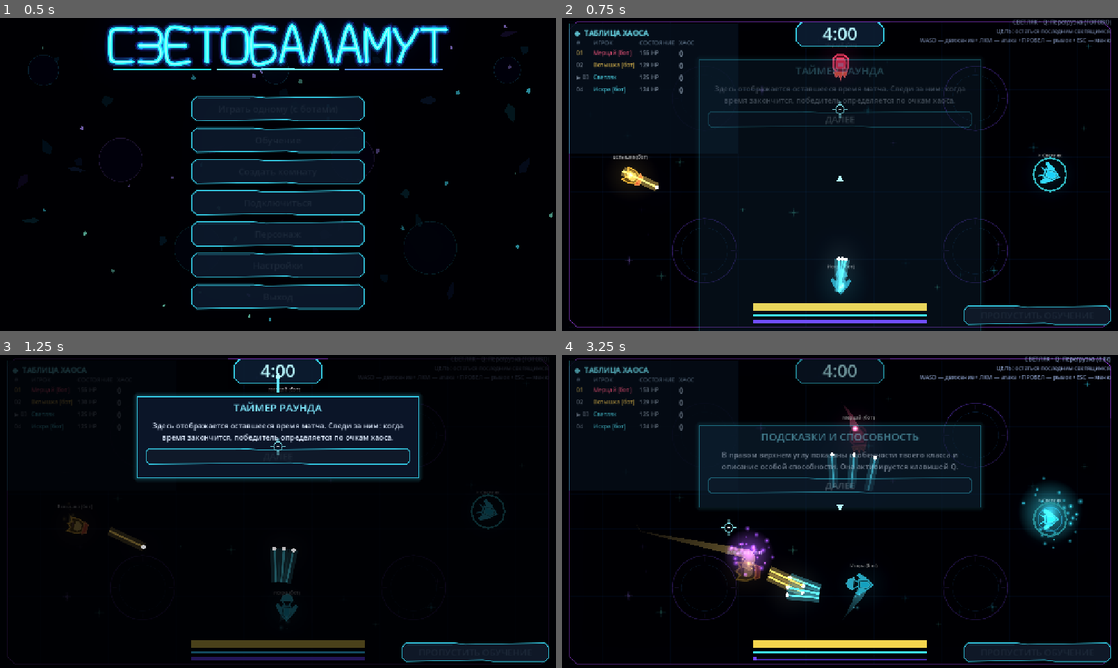
Above: before the commit, frames 1-4 (two rows, left to right).
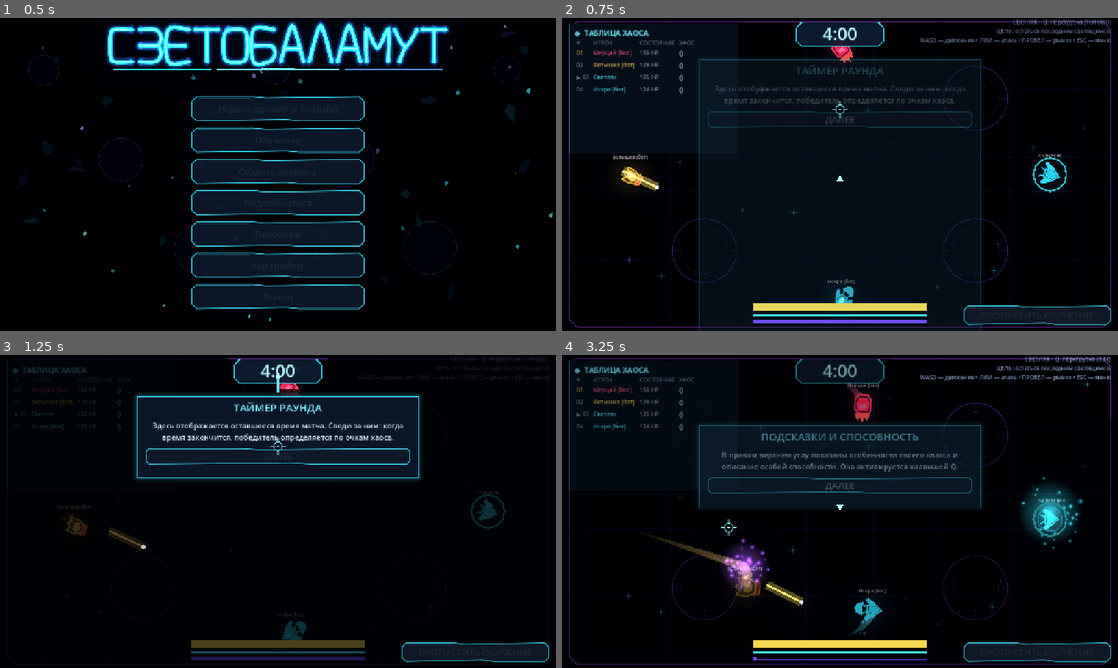
Above: after the commit, the same moments.

Repository: DvoreZZKy/svetobalamut
Game: Godot game, scene res://scenes/menu.tscn
Two runs of this game, one before a commit and one after it. Both use one fixed random seed, a clock stepped at 60 frames per second and the inputs below.
Inputs (mouse positions are in pixels of both pictures, inside the frame that each line leads up to):
- Up to frame 1 (0.5 s): no input
- Up to frame 2 (0.75 s): click "Играть одному (с ботами)" at 0.5 s
- Up to frame 3 (1.25 s): no input
- Up to frame 4 (3.25 s): tap Enter (restart) at 1.25 s; move the mouse to (962, 495) at 1.27 s; hold D (right) 1.28-2 s; tap Q (ability) at 1.35 s; click (962, 495) at 1.42 s; click "ДАЛЕЕ" at 2 s; move the mouse to (728, 527) at 2.77 s; hold S (down) from 2.78 s (still down); tap Space (dash) at 2.85 s

Frame 1 is identical in both runs. In frame 2, 0.8% of the frame differs, in the area x 10-53%, y 6-92%; in frame 3, 1.0%; in frame 4, 4.0%, in the area x 15-59%, y 9-90%.

Commit message:
Add destructible arena obstacles

Diff:
--- a/scripts/sim.gd
+++ b/scripts/sim.gd
@@ -41,6 +41,7 @@
 var bullets: Array = []
 var eaters: Array = []
 var meteors: Array = []
+var obstacles: Array = []
 var meteor_timer := 14.0
 var match_event_timer := 28.0
 var effects := {}
@@ -67,6 +68,14 @@
 	bullets.clear()
 	eaters.clear()
 	meteors.clear()
+	obstacles = [
+		{"pos": Vector2(600, 300), "r": 46.0, "hp": 90.0, "max_hp": 90.0},
+		{"pos": Vector2(1000, 300), "r": 46.0, "hp": 90.0, "max_hp": 90.0},
+		{"pos": Vector2(600, 600), "r": 46.0, "hp": 90.0, "max_hp": 90.0},
+		{"pos": Vector2(1000, 600), "r": 46.0, "hp": 90.0, "max_hp": 90.0},
+		{"pos": Vector2(800, 145), "r": 38.0, "hp": 65.0, "max_hp": 65.0},
+		{"pos": Vector2(800, 755), "r": 38.0, "hp": 65.0, "max_hp": 65.0}
+	]
 	meteor_timer = rng.randf_range(12.0, 18.0)
 	match_event_timer = rng.randf_range(24.0, 32.0)
 	effects.clear()
@@ -243,6 +252,7 @@
 		if not b.is_empty():
 			p.vel += (b.pos - p.pos).normalized() * 750.0 * dt
 	p.pos += p.vel * dt
+	_resolve_obstacle_player(p)
 	_wall_bounce(p)
 
 	var shot_cost: float = SHOT_COST
@@ -370,6 +380,7 @@
 			return
 	p.vel = p.vel.lerp(mv.limit_length(1.0) * SPEED * 1.35, clampf(16.0 * dt, 0.0, 1.0))
 	p.pos += p.vel * dt
+	_resolve_obstacle_player(p)
 	_wall_bounce(p)
 	if want_poss and p.poss_cd <= 0.0:
 		var best: Dictionary = {}
@@ -388,6 +399,21 @@
 			p.poss_target = best.id
 			p.poss_cd = POSSESS_COOLDOWN
 			events.append({"t": "possess", "x": best.pos.x, "y": best.pos.y, "c": p.ci})
+
+
+func _resolve_obstacle_player(p: Dictionary) -> void:
+	if p.shadow:
+		return
+	for obstacle in obstacles:
+		var offset: Vector2 = p.pos - obstacle.pos
+		var min_distance: float = float(obstacle.r) + P_RADIUS
+		var distance: float = offset.length()
+		if distance < min_distance:
+			var normal: Vector2 = offset / distance if distance > 0.001 else Vector2.RIGHT
+			p.pos = obstacle.pos + normal * min_distance
+			var inward: float = p.vel.dot(normal)
+			if inward < 0.0:
+				p.vel -= normal * inward * 1.25
 
 
 func _wall_bounce(p: Dictionary) -> void:
@@ -596,6 +622,12 @@
 				var strength := 1.0 - distance / RADIUS
 				_damage(p, 42.0 * (0.45 + strength * 0.55), 0, false)
 				p.vel += (offset.normalized() if distance > 0.01 else Vector2.UP) * (420.0 + 520.0 * strength)
+		for obstacle in obstacles.duplicate():
+			if obstacle.pos.distance_to(center) < RADIUS + float(obstacle.r):
+				obstacle.hp -= 70.0
+				if obstacle.hp <= 0.0:
+					events.append({"t": "obstacle_break", "x": obstacle.pos.x, "y": obstacle.pos.y})
+					obstacles.erase(obstacle)
 		for eater in eaters:
 			if not eater.dead and eater.pos.distance_to(center) < RADIUS:
 				eater.hp -= 5
@@ -661,6 +693,19 @@
 				dead = true
 		b.pos = bp
 		b.vel = bv
+		if not dead:
+			for obstacle in obstacles:
+				var obstacle_radius: float = float(obstacle.r) + float(b.get("radius", 6.0))
+				if b.pos.distance_squared_to(obstacle.pos) < obstacle_radius * obstacle_radius:
+					obstacle.hp -= float(b.get("dmg", BULLET_DMG))
+					dead = true
+					if obstacle.hp <= 0.0:
+						events.append({"t": "obstacle_break", "x": obstacle.pos.x, "y": obstacle.pos.y})
+						obstacles.erase(obstacle)
+						shake_req = maxf(shake_req, 9.0)
+					else:
+						events.append({"t": "obstacle_hit", "x": obstacle.pos.x, "y": obstacle.pos.y})
+					break
 		if not dead:
 			for p in players.values():
 				if p.shadow or p.inv > 0.0:
@@ -992,6 +1037,9 @@
 	var mt: Array = []
 	for meteor in meteors:
 		mt.append([meteor.pos, float(meteor.t)])
+	var ob: Array = []
+	for obstacle in obstacles:
+		ob.append([obstacle.pos, float(obstacle.r), float(obstacle.hp), float(obstacle.max_hp)])
 	var bl: Array = []
 	for b in bullets:
 		bl.append([b.id, b.pos, b.vel, b.owner, b.bn, int(players.get(b.owner, {}).get("kind", 0)), float(b.get("radius", 6.0))])
@@ -999,4 +1047,4 @@
 	for e in eaters:
 		ea.append([e.id, e.pos, e.vel, e.type, e.hp, e.flash])
 	return {"pl": pl, "bl": bl, "ea": ea, "fx": effects.duplicate(), "tl": time_left,
-		"ph": phase, "wn": winner, "bomb": bomb_id, "bt": bomb_t, "mt": mt}
+		"ph": phase, "wn": winner, "bomb": bomb_id, "bt": bomb_t, "mt": mt, "ob": ob}
